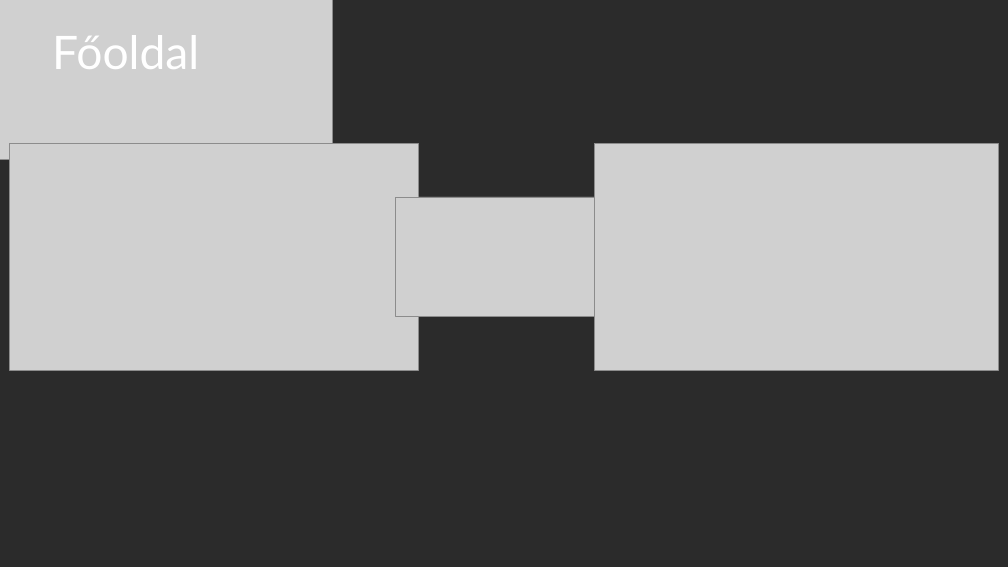
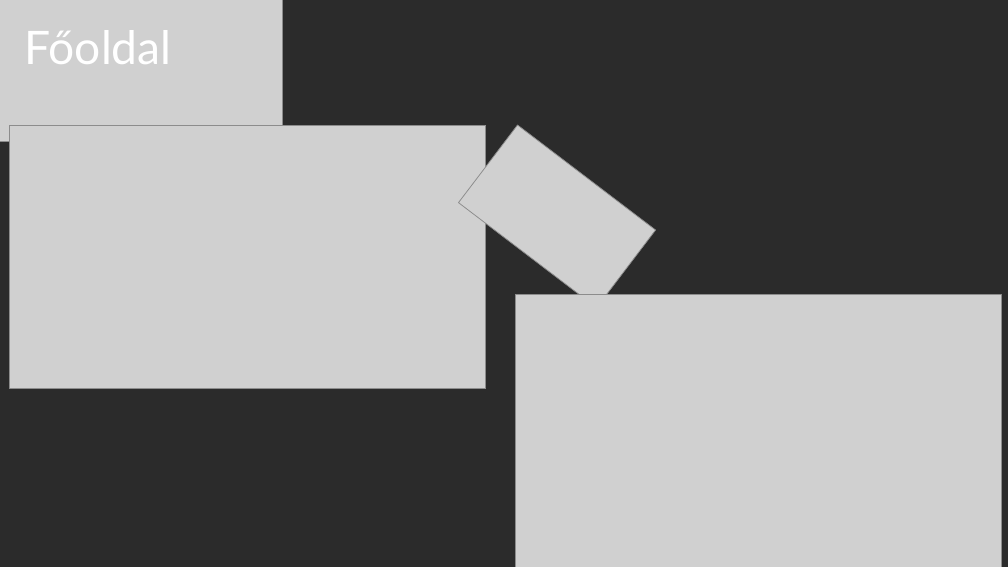
Before and after one commit to ponuzsr/vizsgaremek, a slide deck: slide 10 of Vizsgaremek_Ppt.pptx. Drawn at 1008x567 pixels with LibreOffice and Linux fonts; fonts in the diff are those of the drawing; grey boxes stand for pictures; background and template pictures are left out; a plain dark background stands for a picture behind light text. Boxes give left, top, right and bottom in pixels: in the first picture for what was removed or moved away, otherwise in the second. Text is boxed around its words. In the diff, an @@ line names an element or a change of style, - is before the commit and + after.

Commit message:
Powerpoint images is added
Our ppt is almost done 70%

```diff
--- a/Vizsgaremek_Ppt.pptx
+++ b/Vizsgaremek_Ppt.pptx
@@ picture: place and size @@
-picture at (0,0,332,160)
+picture at (0,0,283,142)
@@ text "Főoldal": place and size @@
-text "Főoldal" at (52,35,199,69)
+text "Főoldal" at (25,30,172,64)
@@ picture: place and size @@
-picture at (10,144,418,370)
+picture at (10,125,486,389)
@@ picture at (459,125,655,308): rotation 0 to 37 degrees @@
@@ picture: place and size @@
-picture at (594,144,998,370)
+picture at (516,295,1002,567)
```
Also in this commit, not shown: 13 other slides changed, 8 slides added, 1 slide removed.
